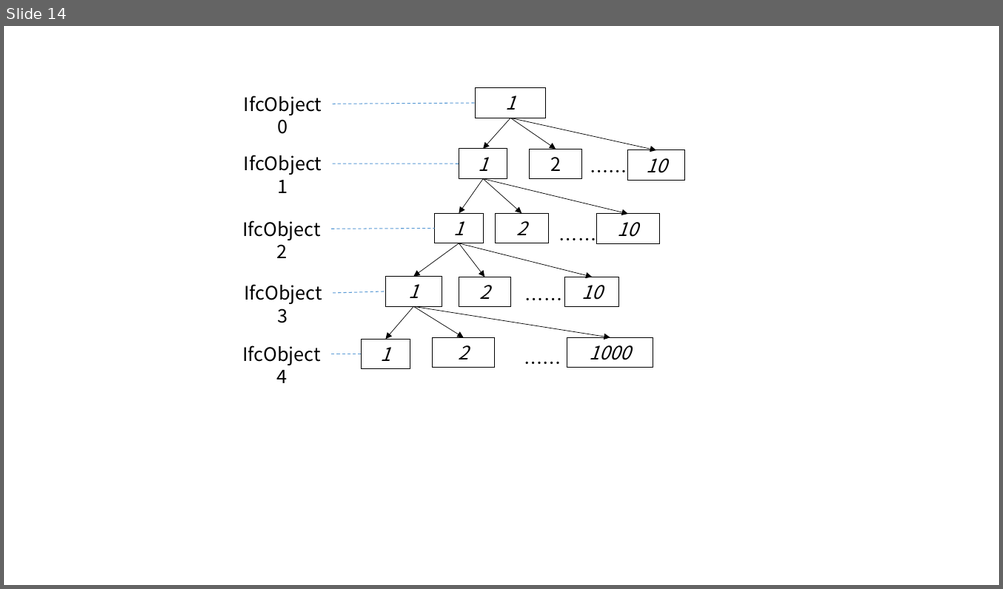
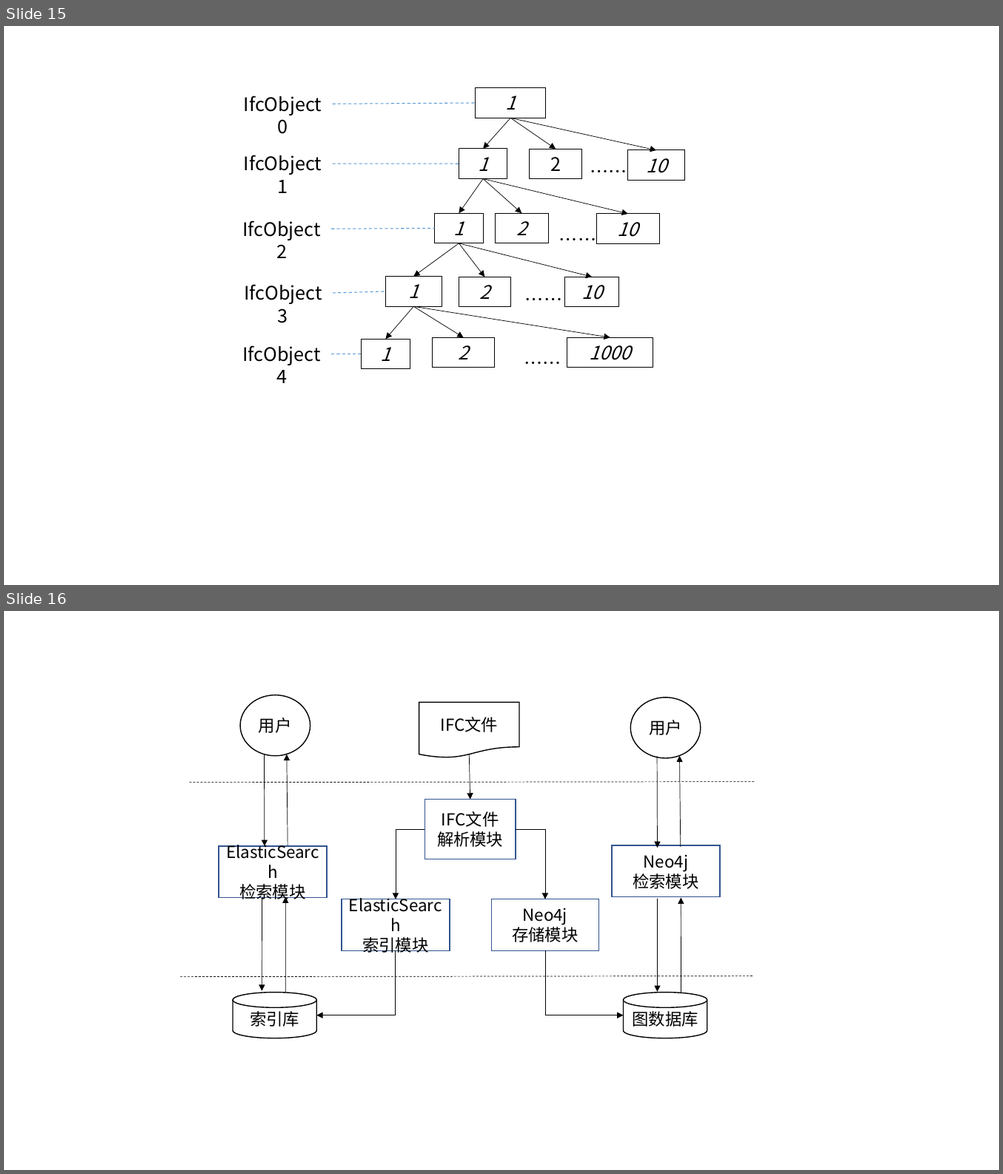
Before and after one commit to yayadi23/BIM, a slide deck: 毕业论文资料/毕业论文图.pptx. Shown one above the other, each under a label of ours: slide 14 before the commit, slides 15 and 16 after it. The pictures are 1003x589 and 1003x1174 pixels, drawn with LibreOffice and Linux fonts; fonts in the diff are those of the drawing. Boxes give left, top, right and bottom in pixels: in the first picture for what was removed or moved away, otherwise in the second. Text is boxed around its words. In the diff, an @@ line names an element or a change of style, - is before the commit and + after.

```diff
--- a/毕业论文资料/毕业论文图.pptx
+++ b/毕业论文资料/毕业论文图.pptx
@@ slide 16 added at (x1=4, y1=611, x2=999, y2=1170), background #FFFFFF @@
@@ ellipse added at (x1=240, y1=695, x2=310, y2=756), fill #FFFFFF, outline #000000 1 pt, 16 pt, text #000000 @@
+用户
@@ ellipse added at (x1=631, y1=698, x2=701, y2=758), fill #FFFFFF, outline #000000 1 pt, 16 pt, text #000000 @@
+用户
@@ flow chart document added at (x1=419, y1=702, x2=519, y2=758), fill #FFFFFF, outline #000000 1 pt, 16 pt, text #000000 @@
+IFC文件
@@ arrow added from (264, 755) to (264, 846), #000000 0.5 pt @@
@@ arrow added from (287, 846) to (287, 755), #000000 0.5 pt @@
@@ arrow added from (469, 755) to (470, 800), #000000 0.5 pt @@
@@ arrow added from (657, 756) to (657, 849), #000000 0.5 pt @@
@@ arrow added from (680, 847) to (679, 756), #000000 0.5 pt @@
@@ line added from (189, 783) to (754, 782), #000000 0.5 pt dashed @@
@@ rectangle added at (x1=425, y1=800, x2=516, y2=860), fill #FFFFFF, outline #325491 1 pt, 16 pt, text #000000 @@
+IFC文件
+解析模块
@@ elbow arrow added from (425, 829) to (395, 900), #000000 0.5 pt @@
@@ elbow arrow added from (516, 829) to (545, 900), #000000 0.5 pt @@
@@ rectangle added at (x1=219, y1=846, x2=327, y2=897), fill #FFFFFF, outline #325491 1 pt, 16 pt, text #000000 @@
+ElasticSearch
+检索模块
@@ rectangle added at (x1=612, y1=846, x2=720, y2=897), fill #FFFFFF, outline #325491 1 pt, 16 pt, text #000000 @@
+Neo4j
+检索模块
@@ arrow added from (262, 898) to (262, 991), #000000 0.5 pt @@
@@ arrow added from (285, 993) to (285, 897), #000000 0.5 pt @@
@@ arrow added from (657, 899) to (657, 992), #000000 0.5 pt @@
@@ arrow added from (680, 994) to (680, 898), #000000 0.5 pt @@
@@ rectangle added at (x1=341, y1=900, x2=449, y2=951), fill #FFFFFF, outline #325491 1 pt, 16 pt, text #000000 @@
+ElasticSearch
+索引模块
@@ rectangle added at (x1=491, y1=900, x2=599, y2=951), fill #FFFFFF, outline #325491 1 pt, 16 pt, text #000000 @@
+Neo4j
+存储模块
@@ elbow arrow added from (395, 951) to (316, 1015), #000000 0.5 pt @@
@@ elbow arrow added from (545, 951) to (623, 1015), #000000 0.5 pt @@
@@ line added from (180, 977) to (753, 977), #000000 0.5 pt dashed @@
@@ cylinder added at (x1=233, y1=993, x2=316, y2=1039), fill #FFFFFF, outline #000000 1 pt, 16 pt, text #000000 @@
+索引库
@@ cylinder added at (x1=623, y1=993, x2=707, y2=1039), fill #FFFFFF, outline #000000 1 pt, 16 pt, text #000000 @@
+图数据库
@@ what was slide 14 is now slide 15 @@
```
Also in this commit, not shown: 1 slide changed, 1 other slide added, 4 other files.
